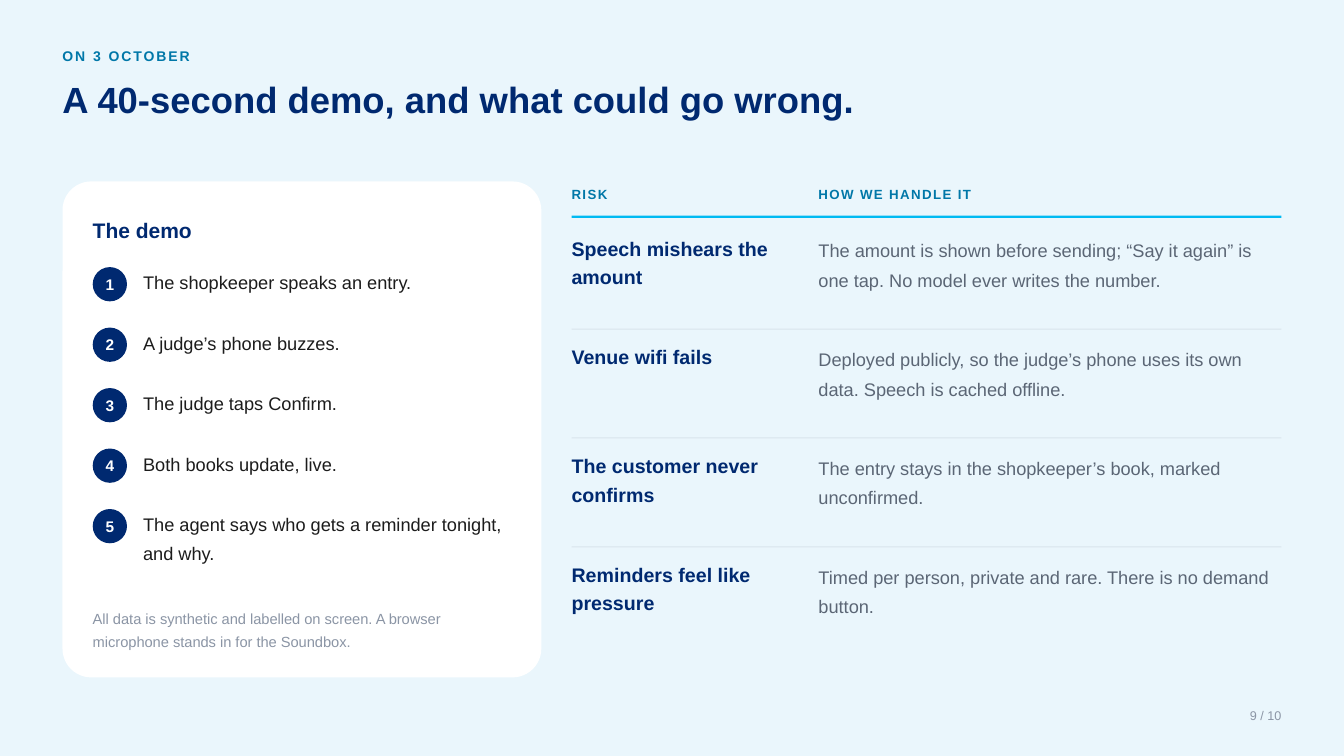
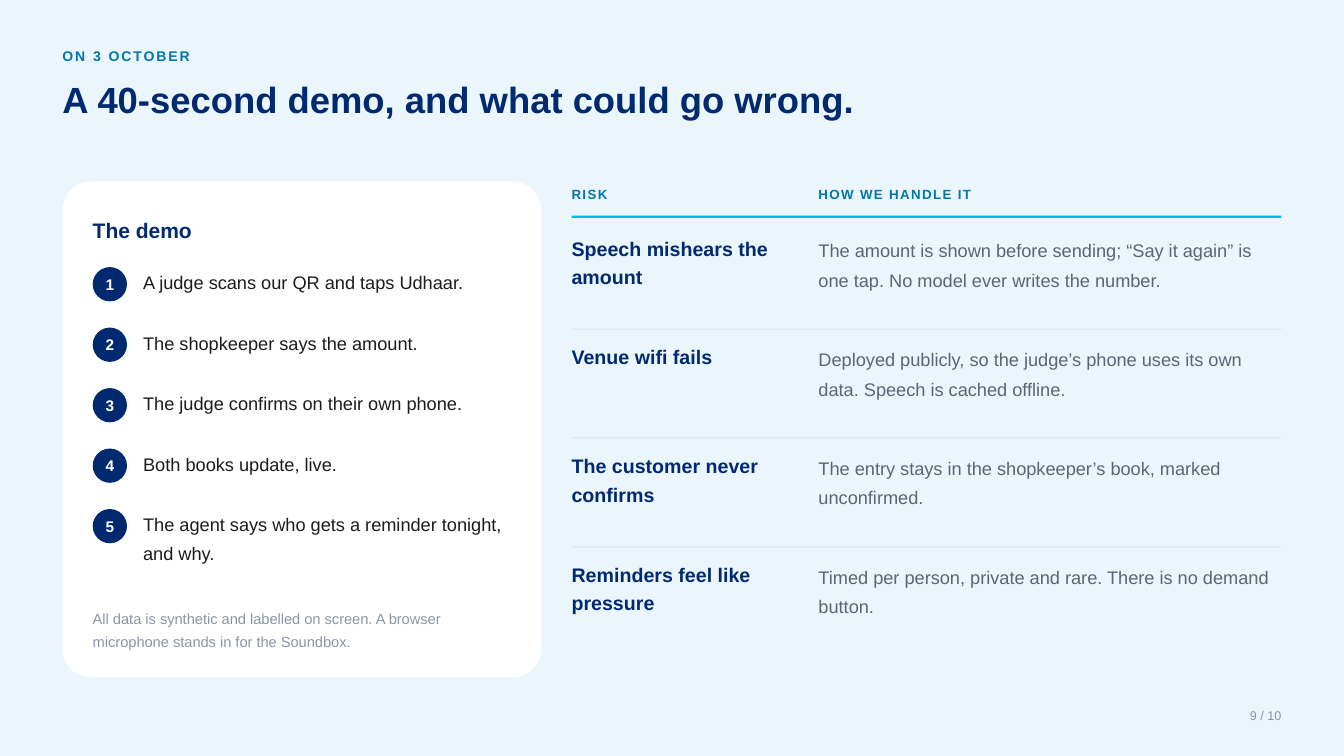
Before and after one commit to Uchiha-Itachi0/PAYTM-BAHI, a slide deck: slide 9 of docs/BAHI-Round1.pptx. Drawn at 1344x756 pixels with LibreOffice and Linux fonts; fonts in the diff are those of the drawing. Boxes give left, top, right and bottom in pixels: in the first picture for what was removed or moved away, otherwise in the second. Text is boxed around its words. In the diff, an @@ line names an element or a change of style, - is before the commit and + after.

```diff
--- a/docs/BAHI-Round1.pptx
+++ b/docs/BAHI-Round1.pptx
@@ text at bbox=[143, 275, 464, 293]: text changed @@
-The shopkeeper speaks an entry.
+A judge scans our QR and taps Udhaar.
@@ text at bbox=[143, 336, 418, 354]: text changed @@
-A judge’s phone buzzes.
+The shopkeeper says the amount.
@@ text at bbox=[143, 396, 463, 414]: text changed @@
-The judge taps Confirm.
+The judge confirms on their own phone.
```
Also in this commit, not shown: 4 other slides changed, 10 other files.
